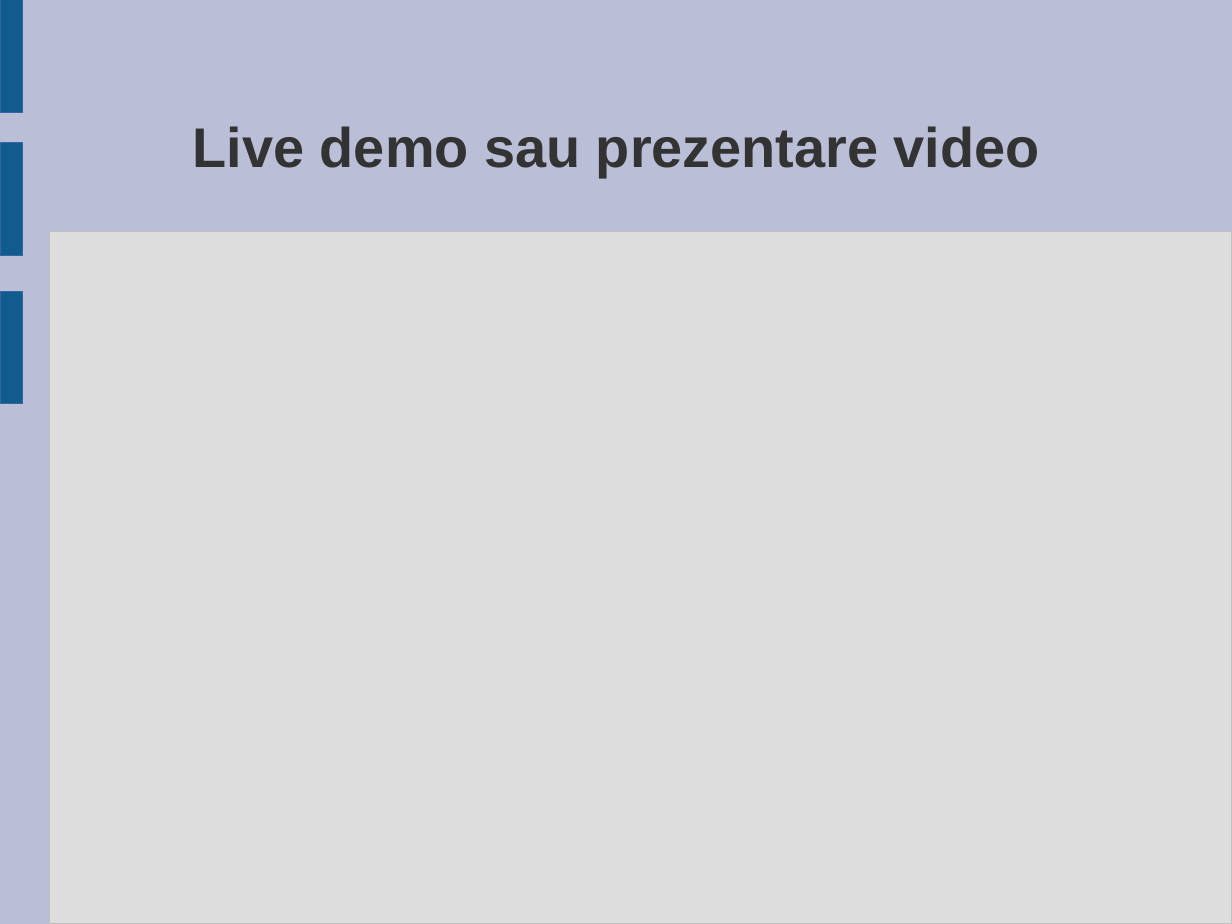
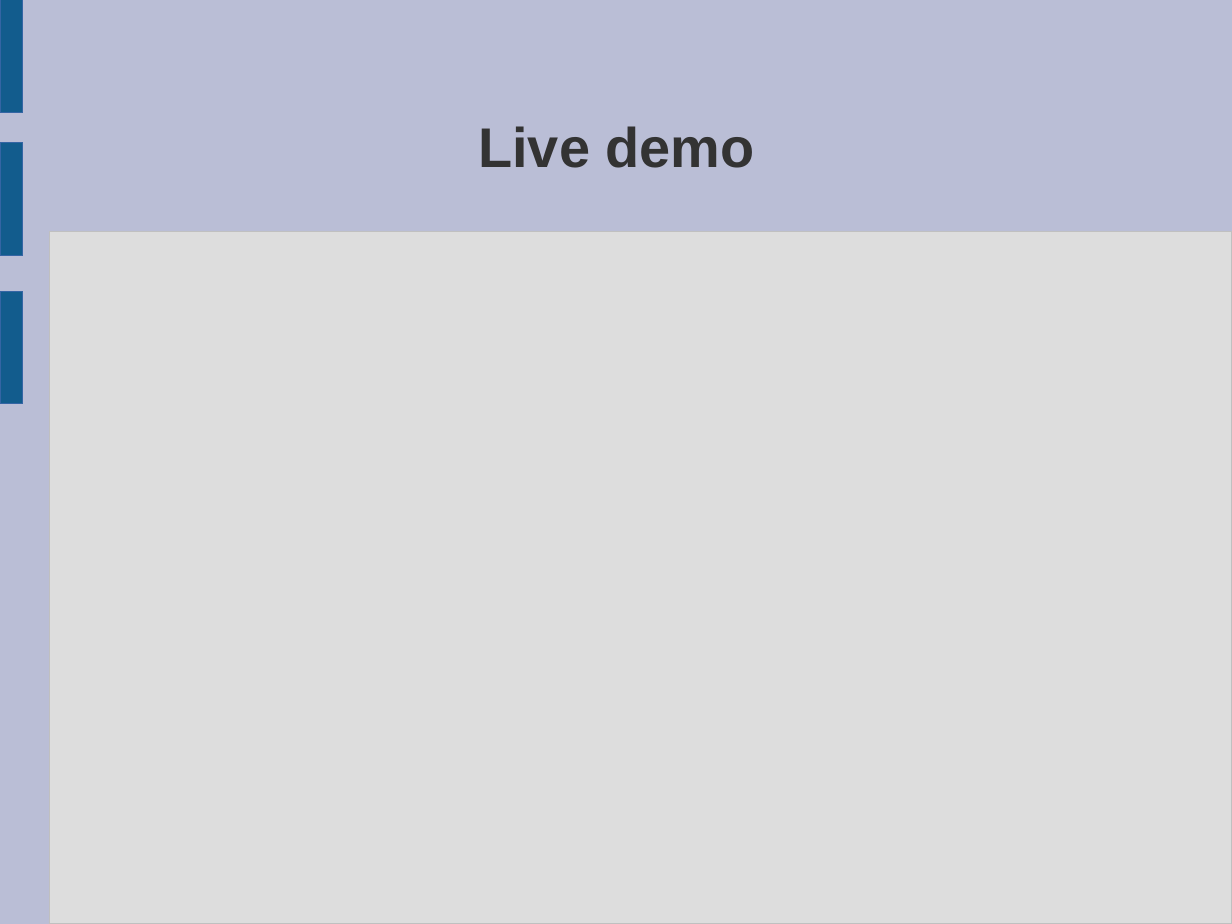
Before and after one commit to andreiherdes/licenta, a slide deck: slide 20 of Licenta2018HerdesAndrei/licenta-prezentare.odp (slide 21 before the commit). Drawn at 1232x924 pixels with LibreOffice and Linux fonts; fonts in the diff are those of the drawing. Boxes give left, top, right and bottom in pixels: in the first picture for what was removed or moved away, otherwise in the second. Text is boxed around its words. In the diff, an @@ line names an element or a change of style, - is before the commit and + after.

```diff
--- a/Licenta2018HerdesAndrei/licenta-prezentare.odp
+++ b/Licenta2018HerdesAndrei/licenta-prezentare.odp
@@ title at box(478, 126, 755, 168): text changed @@
-Live demo sau prezentare video
+Live demo
```
Also in this commit, not shown: 1 other slide changed, 3 slides added, 4 slides removed, 1 other file.
